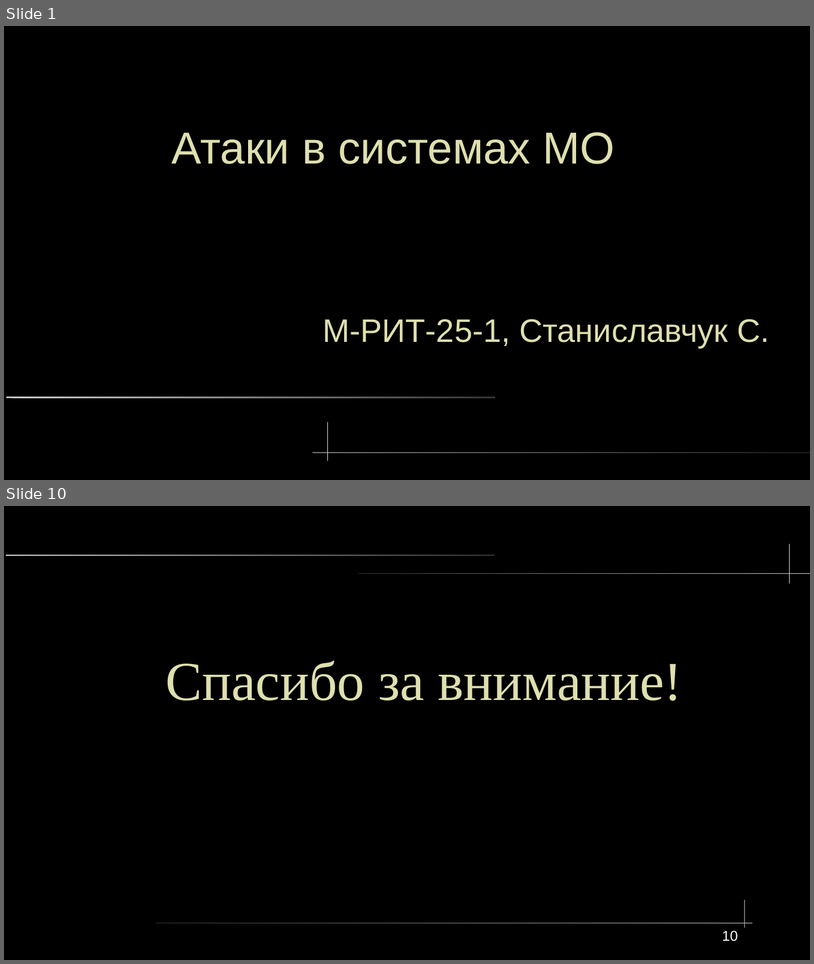
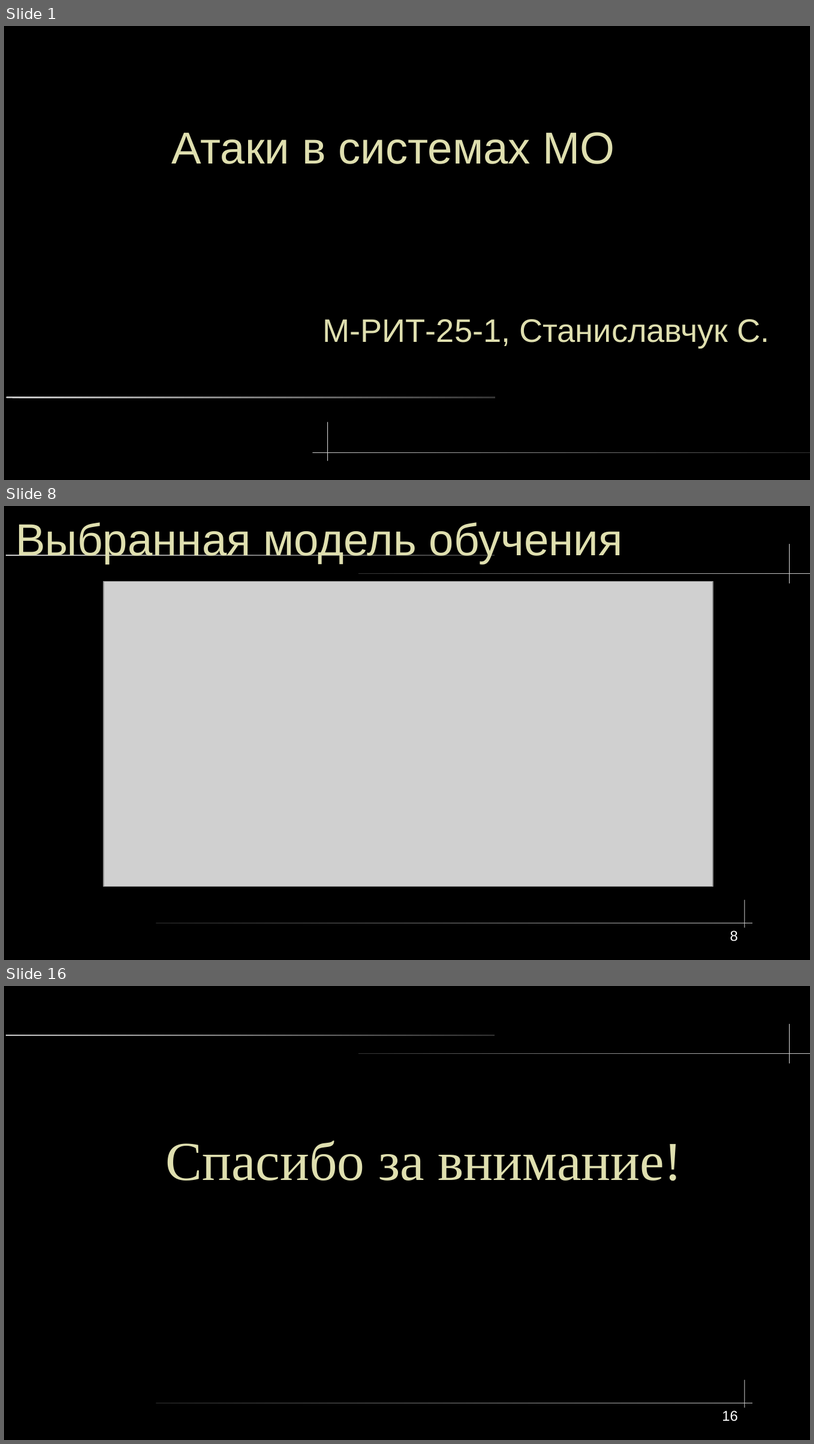
Before and after one commit to lxvevery1/LSTU_MAG, a slide deck: 5_1/ML/lab/coursework/presentation/ProjectOrg.odp. Shown one above the other, each under a label of ours: slides 1 and 10 before the commit, slides 1, 8 and 16 after it; the slides between them are not shown. The pictures are 814x964 and 814x1444 pixels, drawn with LibreOffice and Linux fonts; fonts in the diff are those of the drawing; grey boxes stand for pictures. Boxes give left, top, right and bottom in pixels: in the first picture for what was removed or moved away, otherwise in the second. Text is boxed around its words. In the diff, an @@ line names an element or a change of style, - is before the commit and + after.

```diff
--- a/5_1/ML/lab/coursework/presentation/ProjectOrg.odp
+++ b/5_1/ML/lab/coursework/presentation/ProjectOrg.odp
@@ slide 8 added at (4, 506, 810, 960), background #000000; not listed: 5 template elements that a slide beside it also shows @@
@@ title added at (15, 522, 623, 564), 44 pt, text #DFDFAF @@
+Выбранная модель обучения
@@ picture added at (104, 582, 713, 886) @@
@@ page number added at (731, 930, 738, 941), 14 pt, text #FFFFFF @@
+8
@@ what was slide 10 is now slide 16 @@
@@ page number at (722, 1410, 738, 1421): text changed @@
-10
+16
```
Also in this commit, not shown: 2 slides changed, 12 other slides added, 6 slides removed, 4 other files.
